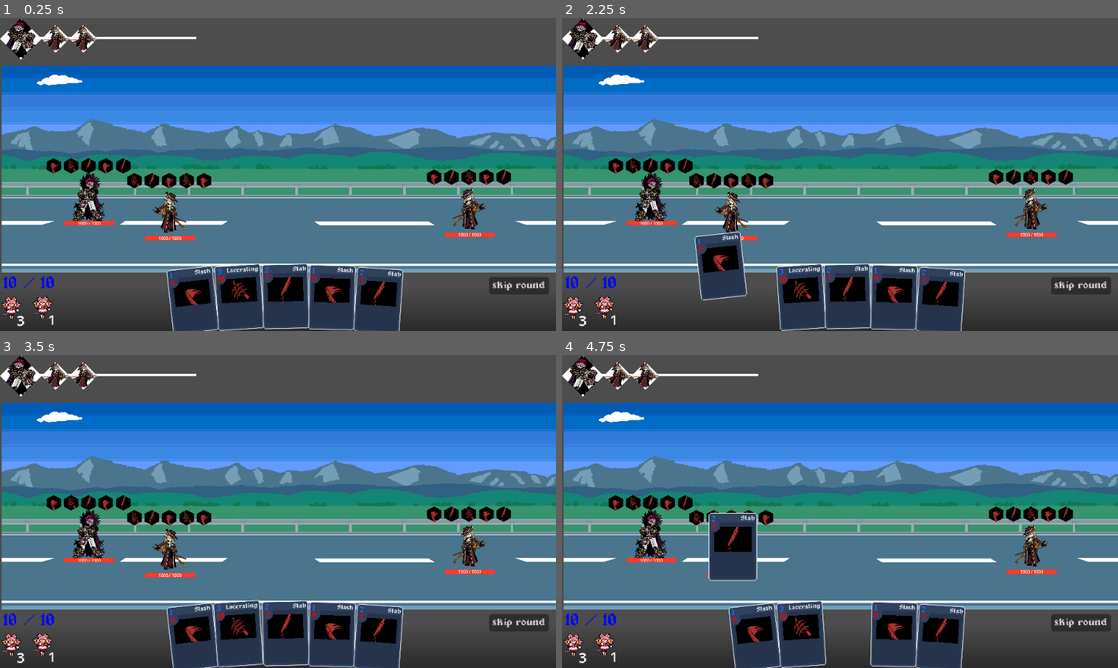
Above: before the commit, frames 1-4 (two rows, left to right).
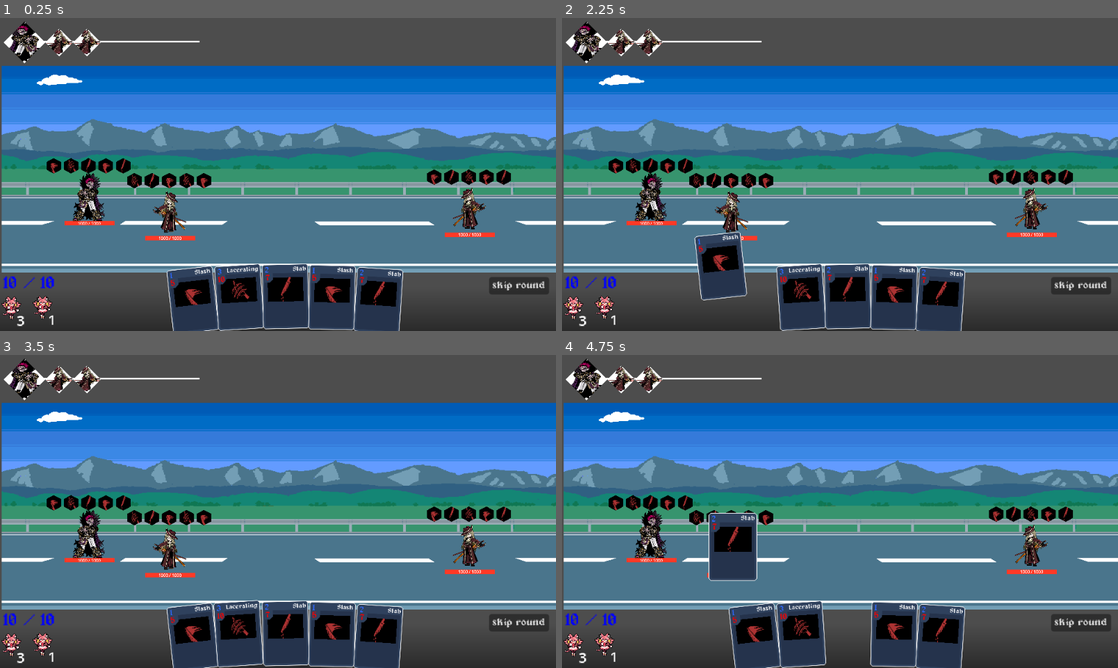
Above: after the commit, the same moments.

Repository: mewmewmyagic/card-game-main
Game: Godot game, scene res://scenes/battle/BattleScene.tscn
Same seed, same stepped clock (60 frames per second), same inputs: the game is played once before the commit and once after it.
Inputs (mouse positions are in pixels of both pictures, inside the frame that each line leads up to):
- Up to frame 1 (0.25 s): no input
- Up to frame 2 (2.25 s): click "skip round" at 0.5 s; click "skip round" at 1.25 s; tap Enter at 2 s; drag from (756, 299) to (650, 196) at 2.02 s
- Up to frame 3 (3.5 s): drag from (239, 633) to (88, 533) at 2.77 s
- Up to frame 4 (4.75 s): move the mouse to (845, 633) at 3.52 s; hold D (Right) 3.53-4.25 s; hold Right mouse button (right_mouse) 3.53-4.25 s; click (845, 633) at 3.67 s; tap Space at 4.25 s; drag from (895, 633) to (728, 549) at 4.27 s

The runs differ from the first frame. In frame 1, 1.3% of the frame differs, in the area x 0-36%, y 0-15%; in frame 2, 1.3%; in frame 3, 1.3%; in frame 4, 1.3%.

Commit message:
Update BattleScene.tscn

Diff:
--- a/scenes/battle/BattleScene.tscn
+++ b/scenes/battle/BattleScene.tscn
@@ -99,6 +99,10 @@
 offset_bottom = -64.0
 
 [node name="TurnUI" parent="BattleUI" unique_id=1005858877 instance=ExtResource("14_th5m4")]
+offset_left = 4.0
+offset_top = 4.0
+offset_right = 4.0
+offset_bottom = -308.0
 
 [node name="DrawPileUI" parent="BattleUI" unique_id=188438490 instance=ExtResource("15_4q0u5")]
 offset_left = 19.0
